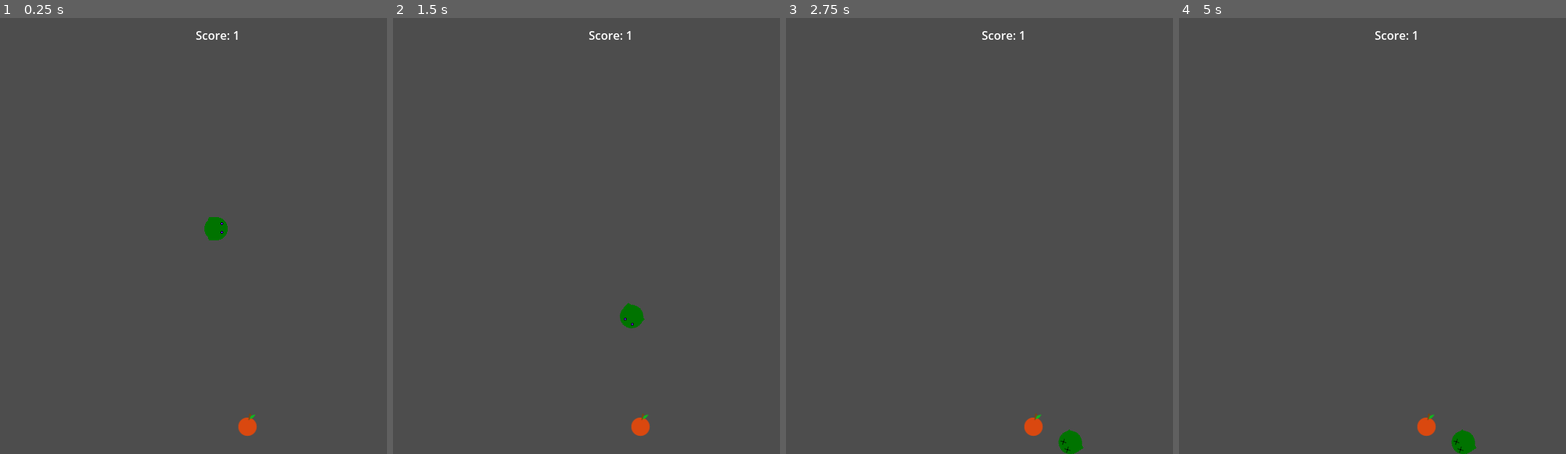
Above: before the commit, frames 1-4 (left to right).
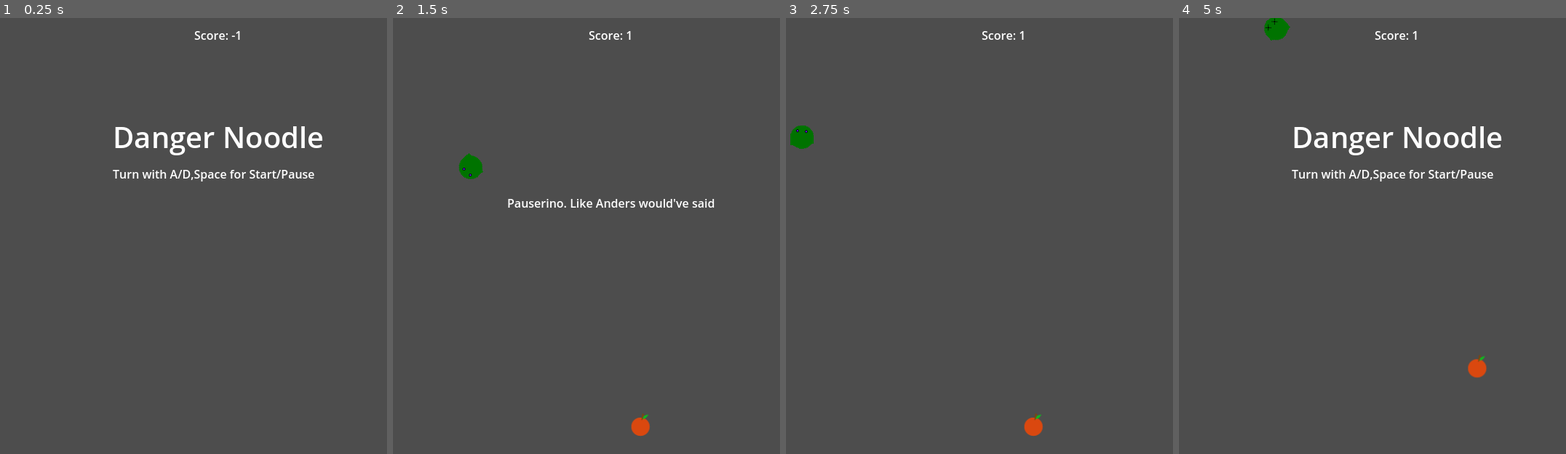
Above: after the commit, the same moments.

Repository: RichoDemus/godot-snake
Game: Godot game, scene res://main_scene.tscn
Same seed, same stepped clock (60 frames per second), same inputs: the game is played once before the commit and once after it.
Inputs:
- Up to frame 1 (0.25 s): no input
- Up to frame 2 (1.5 s): hold D (move_right) 0.53-1.28 s; tap Space (start, bound only after the commit) at 0.6, 1.35 s; hold A (move_left) from 1.28 s (still down)
- Up to frame 3 (2.75 s): release A (move_left) at 2.03 s; hold D (move_right) from 2.03 s (still down); tap Space (start, bound only after the commit) at 2.1 s
- Up to frame 4 (5 s): tap Space (start, bound only after the commit) at 2.85, 3.6, 4.35 s; tap Enter at 3.5 s; release D (move_right) at 3.53 s; hold A (move_left) from 3.53 s (still down)

The runs differ from the first frame. In frame 1, 2.1% of the frame differs, in the area x 29-84%, y 3-96%; in frame 2, 1.0%; in frame 3, 0.5%; in frame 4, 2.4%, in the area x 21-84%, y 0-100%.

Commit message:
Splash screen, restart and pause

Diff:
--- a/Head.gd
+++ b/Head.gd
@@ -21,7 +21,7 @@
 	pass
 
 func _physics_process(delta: float) -> void:
-	if !alive:
+	if !alive || GameManager.paused:
 		return
 	if Input.is_action_pressed("move_right"):
 		velocity = velocity.rotated(4 * delta).normalized()
@@ -37,6 +37,7 @@
 		alive = false
 		$HeadSprite.hide()
 		$DeadSprite.show()
+		GameManager.stop_game()
 
 	if child:
 		child.update_position(position)
@@ -77,3 +78,4 @@
 		alive = false
 		$HeadSprite.hide()
 		$DeadSprite.show()
+		GameManager.stop_game()
--- a/game_manager.gd
+++ b/game_manager.gd
@@ -1,23 +1,50 @@
 extends Node
 
 @export var apple_scene: PackedScene
+@export var head_scene: PackedScene
+var head: Head
+var apple: Apple
 signal on_apple_eaten
 var play_area:Rect2 = Rect2(0,0,ProjectSettings.get_setting("display/window/size/viewport_width"),ProjectSettings.get_setting("display/window/size/viewport_height"))
+var paused:bool = false
+var running: bool = false
 
 # Called when the node enters the scene tree for the first time.
 func _ready() -> void:
+	pass
+
+func start_game() -> void:
+	UI.reset_score()
 	spawn_apple()
+	spawn_snake()
+	paused = false
+	running = true
 
-
+func stop_game() -> void:
+	running = false
+	pass
 
 # Called every frame. 'delta' is the elapsed time since the previous frame.
 func _process(delta: float) -> void:
-	pass
+	if Input.is_action_just_pressed("start"):
+		if !running:
+			start_game()
+		else:
+			paused = !paused
 
 func spawn_apple() -> void:
+	if apple:
+		apple.queue_free()
 	var x = randf_range(play_area.position.x, play_area.end.x)
 	var y = randf_range(play_area.position.y, play_area.end.y)
-	var apple = apple_scene.instantiate()
+	apple = apple_scene.instantiate()
 	apple.position = Vector2(x,y)
 	add_child.call_deferred(apple)
 	UI.increment_score()
+
+func spawn_snake() -> void:
+	if head:
+		head.queue_free()
+	head = head_scene.instantiate()
+	head.position = Vector2(100,100)
+	add_child.call_deferred(head)
--- a/game_manager.tscn
+++ b/game_manager.tscn
@@ -1,10 +1,12 @@
-[gd_scene load_steps=3 format=3 uid="uid://crniltc2cstuv"]
+[gd_scene load_steps=4 format=3 uid="uid://crniltc2cstuv"]
 
 [ext_resource type="Script" path="res://game_manager.gd" id="1_lj87g"]
 [ext_resource type="PackedScene" uid="uid://beglfs83roqod" path="res://apple.tscn" id="2_xtpsj"]
+[ext_resource type="PackedScene" uid="uid://cnosloq41exgr" path="res://head.tscn" id="3_qe6bg"]
 
 [node name="GameManager" type="Node"]
 script = ExtResource("1_lj87g")
 apple_scene = ExtResource("2_xtpsj")
+head_scene = ExtResource("3_qe6bg")
 
 [connection signal="on_apple_eaten" from="." to="." method="spawn_apple"]
--- a/main_scene.tscn
+++ b/main_scene.tscn
@@ -1,11 +1,6 @@
-[gd_scene load_steps=2 format=3 uid="uid://cdgoksko0d08g"]
-
-[ext_resource type="PackedScene" uid="uid://cnosloq41exgr" path="res://head.tscn" id="1_sjoyd"]
+[gd_scene format=3 uid="uid://cdgoksko0d08g"]
 
 [node name="MainScene" type="Node"]
 
-[node name="Head" parent="." instance=ExtResource("1_sjoyd")]
-position = Vector2(247, 290)
-
 [node name="Camera2D" type="Camera2D" parent="."]
 position = Vector2(300, 300)
--- a/project.godot
+++ b/project.godot
@@ -28,24 +28,20 @@
 
 [input]
 
-move_up={
-"deadzone": 0.5,
-"events": [Object(InputEventKey,"resource_local_to_scene":false,"resource_name":"","device":-1,"window_id":0,"alt_pressed":false,"shift_pressed":false,"ctrl_pressed":false,"meta_pressed":false,"pressed":false,"keycode":0,"physical_keycode":87,"key_label":0,"unicode":119,"echo":false,"script":null)
-]
-}
 move_right={
 "deadzone": 0.5,
 "events": [Object(InputEventKey,"resource_local_to_scene":false,"resource_name":"","device":-1,"window_id":0,"alt_pressed":false,"shift_pressed":false,"ctrl_pressed":false,"meta_pressed":false,"pressed":false,"keycode":0,"physical_keycode":68,"key_label":0,"unicode":100,"echo":false,"script":null)
 ]
 }
-move_down={
-"deadzone": 0.5,
-"events": [Object(InputEventKey,"resource_local_to_scene":false,"resource_name":"","device":-1,"window_id":0,"alt_pressed":false,"shift_pressed":false,"ctrl_pressed":false,"meta_pressed":false,"pressed":false,"keycode":0,"physical_keycode":83,"key_label":0,"unicode":115,"echo":false,"script":null)
-]
-}
 move_left={
 "deadzone": 0.5,
 "events": [Object(InputEventKey,"resource_local_to_scene":false,"resource_name":"","device":-1,"window_id":0,"alt_pressed":false,"shift_pressed":false,"ctrl_pressed":false,"meta_pressed":false,"pressed":false,"keycode":0,"physical_keycode":65,"key_label":0,"unicode":97,"echo":false,"script":null)
+]
+}
+start={
+"deadzone": 0.5,
+"events": [Object(InputEventKey,"resource_local_to_scene":false,"resource_name":"","device":-1,"window_id":0,"alt_pressed":false,"shift_pressed":false,"ctrl_pressed":false,"meta_pressed":false,"pressed":false,"keycode":0,"physical_keycode":32,"key_label":0,"unicode":32,"echo":false,"script":null)
+, Object(InputEventKey,"resource_local_to_scene":false,"resource_name":"","device":-1,"window_id":0,"alt_pressed":false,"shift_pressed":false,"ctrl_pressed":false,"meta_pressed":false,"pressed":false,"keycode":0,"physical_keycode":80,"key_label":0,"unicode":112,"echo":false,"script":null)
 ]
 }
 
--- a/ui.gd
+++ b/ui.gd
@@ -1,8 +1,19 @@
 extends CanvasLayer
 
 @export var score_label: Label
+@export var pause_label: Label
+@export var main_menu: Container
+
 var score:int = 0
 
 func increment_score() -> void:
 	score += 1
 	score_label.text = "Score: " + str(score)
+
+func reset_score() -> void:
+	score = 0
+	score_label.text = "Score: " + str(score)
+
+func _process(delta: float) -> void:
+	pause_label.visible = GameManager.paused
+	main_menu.visible = !GameManager.running
--- a/ui.tscn
+++ b/ui.tscn
@@ -2,9 +2,11 @@
 
 [ext_resource type="Script" path="res://ui.gd" id="1_bs6vk"]
 
-[node name="UI" type="CanvasLayer" node_paths=PackedStringArray("score_label")]
+[node name="UI" type="CanvasLayer" node_paths=PackedStringArray("score_label", "pause_label", "main_menu")]
 script = ExtResource("1_bs6vk")
-score_label = NodePath("Control/CenterContainer/Label")
+score_label = NodePath("Control/LabelContainer/Label")
+pause_label = NodePath("Control/CenterContainer/PauseLabel")
+main_menu = NodePath("MainMenuContainer")
 
 [node name="Control" type="Control" parent="."]
 layout_mode = 3
@@ -14,13 +16,44 @@
 grow_horizontal = 2
 grow_vertical = 2
 
-[node name="CenterContainer" type="CenterContainer" parent="Control"]
+[node name="LabelContainer" type="CenterContainer" parent="Control"]
 layout_mode = 1
 anchors_preset = 10
 anchor_right = 1.0
 offset_bottom = 47.0
 grow_horizontal = 2
 
-[node name="Label" type="Label" parent="Control/CenterContainer"]
+[node name="Label" type="Label" parent="Control/LabelContainer"]
 layout_mode = 2
 text = "Score: -1"
+
+[node name="CenterContainer" type="CenterContainer" parent="Control"]
+layout_mode = 0
+offset_top = 198.0
+offset_right = 600.0
+offset_bottom = 311.0
+
+[node name="PauseLabel" type="Label" parent="Control/CenterContainer"]
+visible = false
+layout_mode = 2
+text = "Pauserino. Like Anders would've said"
+
+[node name="MainMenuContainer" type="CenterContainer" parent="."]
+offset_top = 82.0
+offset_right = 600.0
+offset_bottom = 280.0
+
+[node name="VSplitContainer" type="VSplitContainer" parent="MainMenuContainer"]
+layout_mode = 2
+
+[node name="CenterContainer" type="CenterContainer" parent="MainMenuContainer/VSplitContainer"]
+layout_mode = 2
+
+[node name="TitleLabel" type="Label" parent="MainMenuContainer/VSplitContainer/CenterContainer"]
+layout_mode = 2
+theme_override_font_sizes/font_size = 40
+text = "Danger Noodle"
+
+[node name="Label" type="Label" parent="MainMenuContainer/VSplitContainer"]
+layout_mode = 2
+text = "Turn with A/D,Space for Start/Pause"
